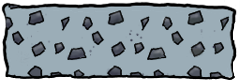
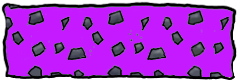
Before/after of a 240x80 layered artwork. What changed in the layer stack:
painted on "Layer 4(pasted)" over [5, 6, 233, 77]
